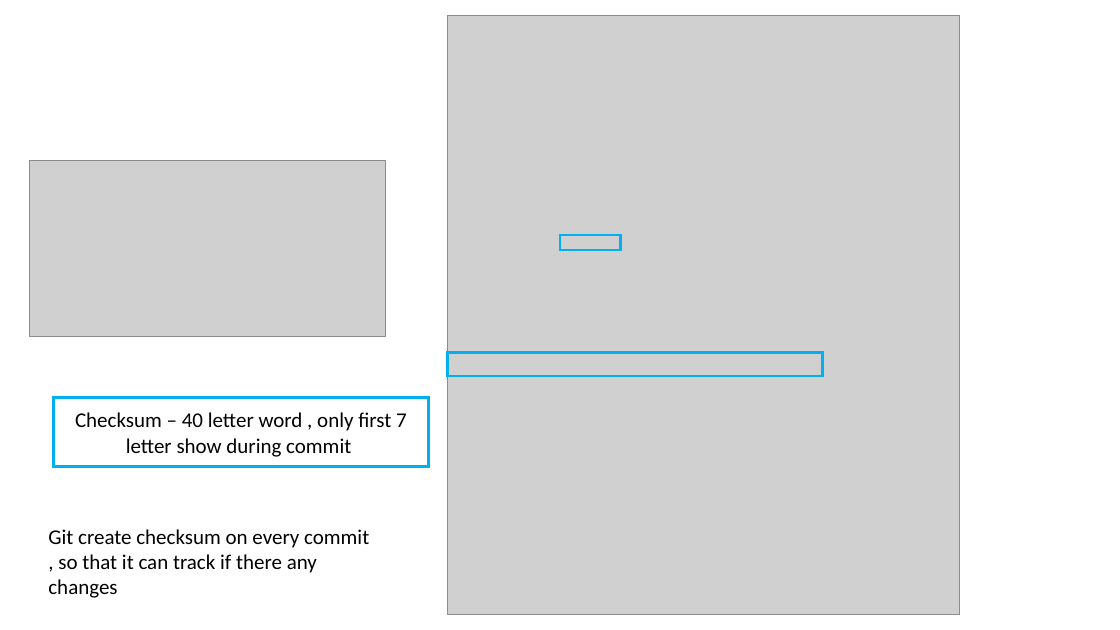
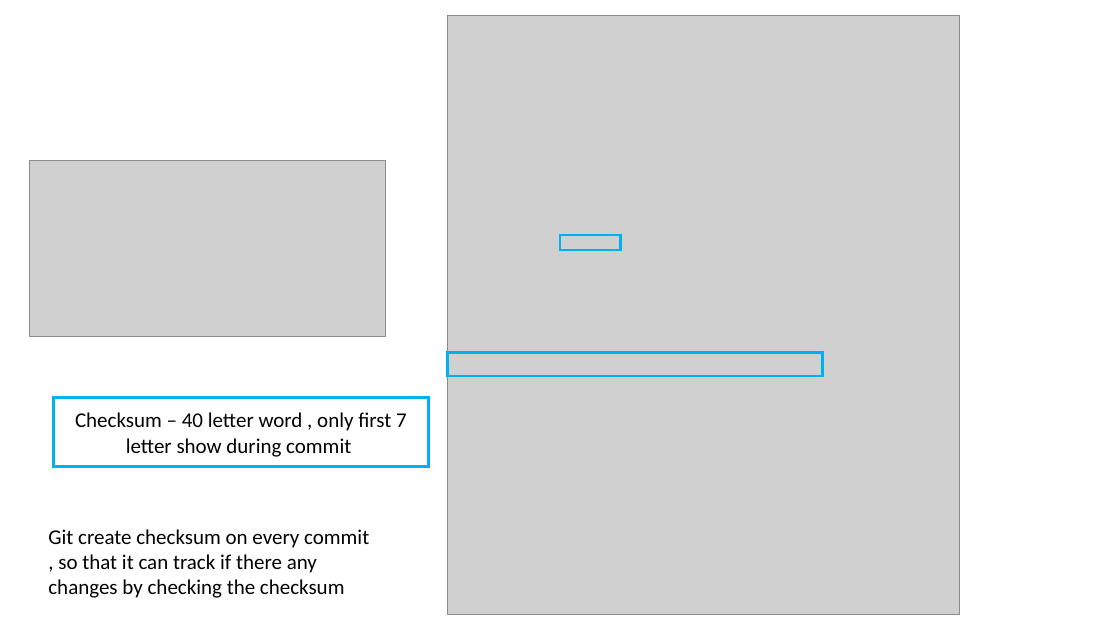
Before and after one commit to Narmada-98/git-git_hub-course, a slide deck: slide 7 of git and github.pptx. Drawn at 1120x630 pixels with LibreOffice and Linux fonts; fonts in the diff are those of the drawing; grey boxes stand for pictures. Boxes give left, top, right and bottom in pixels: in the first picture for what was removed or moved away, otherwise in the second. Text is boxed around its words. In the diff, an @@ line names an element or a change of style, - is before the commit and + after.

```diff
--- a/git and github.pptx
+++ b/git and github.pptx
@@ text at [48,529,369,598]: text changed @@
-Git create checksum on every commit , so that it can track if there any changes
+Git create checksum on every commit , so that it can track if there any changes by checking the checksum
```
Also in this commit, not shown: 2 slides added, 1 other file.
